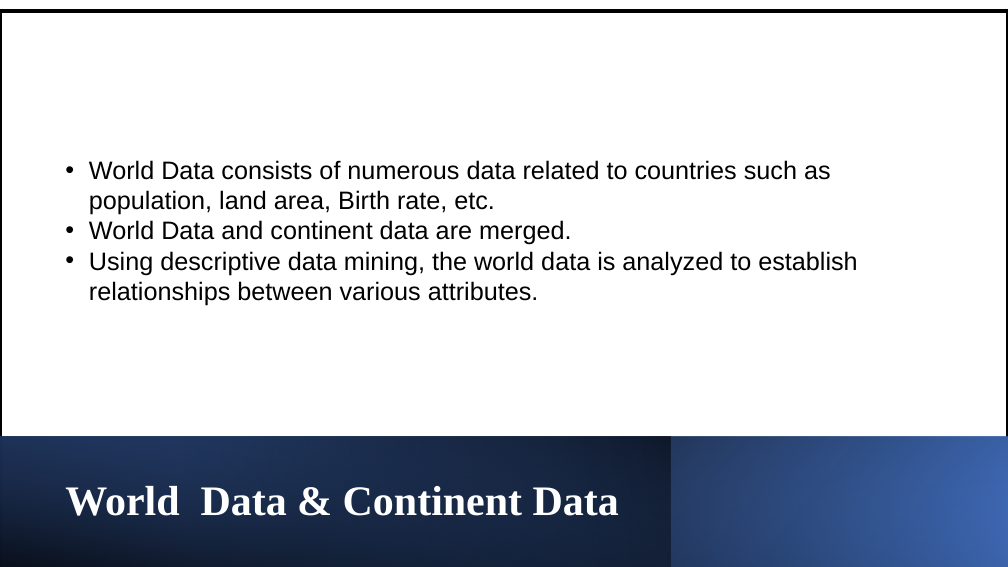
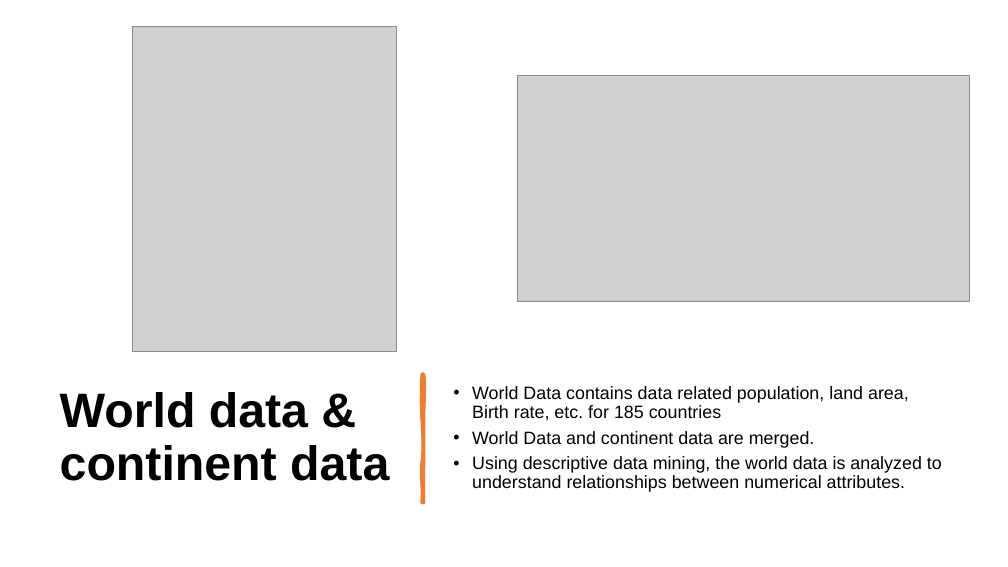
Before and after one commit to toyosi11/0.ProjectDataMiningFall2023, a slide deck: slide 2 of 10.05.2023.Data_Descriptive_Presentation.pptx (slide 3 before the commit). Drawn at 1008x567 pixels with LibreOffice and Linux fonts; fonts in the diff are those of the drawing; grey boxes stand for pictures. Boxes give left, top, right and bottom in pixels: in the first picture for what was removed or moved away, otherwise in the second. Text is boxed around its words. In the diff, an @@ line names an element or a change of style, - is before the commit and + after.

Commit message:
presentation

```diff
--- a/10.05.2023.Data_Descriptive_Presentation.pptx
+++ b/10.05.2023.Data_Descriptive_Presentation.pptx
@@ rectangle removed at (0, 11, 1008, 567) @@
@@ picture added at (132, 26, 396, 351) @@
@@ picture added at (517, 76, 969, 302) @@
@@ freeform shape added at (422, 374, 423, 503), fill #ED7D31, outline #ED7D31 3.25 pt @@
@@ text "World Data contains data related ...": place and size @@
-text "World Data contains data related ..." at (89, 160, 857, 306)
+text "World Data contains data related ..." at (472, 386, 942, 492)
@@ text "World Data contains data related ..." at (472, 386, 942, 492): vertical alignment top to middle @@
@@ text at (472, 386, 909, 421): text changed; size 24 to 17 pt @@
-• World Data consists of numerous data related to countries such as population, land area, Birth rate, etc.
+• World Data contains data related population, land area, Birth rate, etc. for 185 countries
@@ text at (60, 392, 389, 481): text changed; size 40 to 46 pt; font Times New Roman to Arial; text colour #FFFFFF to #000000 @@
-World Data & Continent Data
+World data & continent data
@@ rectangle removed at (0, 437, 1008, 567) @@
@@ rectangle removed at (0, 437, 671, 567) @@
@@ rectangle removed at (0, 437, 1008, 567) @@
@@ text at (472, 431, 815, 448): size 24 to 17 pt in "World Data and continent data are merged."; indent changed; line spacing 1 to 0.9; more space between paragraphs @@
@@ text at (472, 456, 942, 492): text changed; size 24 to 17 pt @@
-• Using descriptive data mining, the world data is analyzed to establish relationships between various attributes.
+• Using descriptive data mining, the world data is analyzed to understand relationships between numerical attributes.
```
Also in this commit, not shown: 11 other slides changed, 2 other files.
